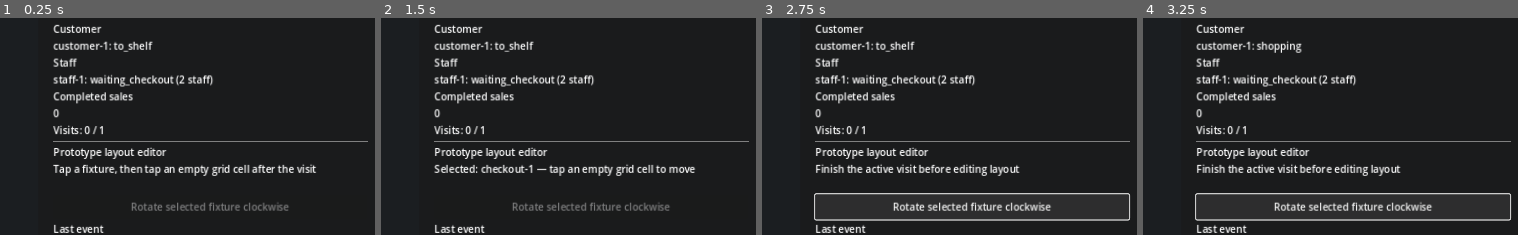
Above: before the commit, frames 1-4 (left to right).
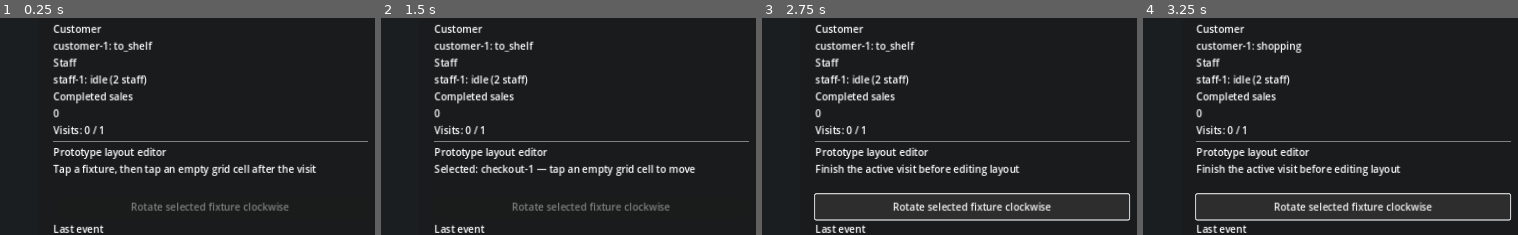
Above: after the commit, the same moments.

Repository: s1-1985/Covenience-store-remake
Game: Godot game, scene res://scenes/main.tscn
Two runs of this game, one before a commit and one after it. Both use one fixed random seed, a clock stepped at 60 frames per second and the inputs below.
Inputs (mouse positions are % of the whole screen's width and height, from its top left):
- Up to frame 1 (0.25 s): no input
- Up to frame 2 (1.5 s): tap A at 0.5, 1.25 s; move the mouse to (74, 43) at 0.52 s; click (74, 43) at 0.67 s; tap Space (ui_accept) at 0.77 s; move the mouse to (30, 53) at 1.27 s; click (30, 53) at 1.42 s
- Up to frame 3 (2.75 s): tap Space (ui_accept) at 1.52 s; click "Rotate selected fixture clock…" at 2 s
- Up to frame 4 (3.25 s): click "Rotate selected fixture clock…" at 2.75 s
The pictures show only the part of the screen within x 50-100%, y 50-100%; the shares and areas given below are measured in that part.

The runs differ from the first frame. In frame 1, 0.9% of the frame differs, in the area x 24-57%, y 25-32%; in frame 2, 0.9%; in frame 3, 0.9%; in frame 4, 0.9%.

Commit message:
Add automatic restock task assignment for non-checkout staff in the Godot client
The second, non-checkout staff member in the vertical slice never acted:
it stood at its start position for the whole scenario. Give staff_state.gd
a to_restock/restocking task cycle (mirroring CustomerState's own
move_along_route pattern) and add VerticalSliceSimulation methods that
dispatch the first idle non-checkout staff member to the first sold-out
product each tick, restocking it back to its own configured
initial_stock_units and deducting quantity x restock_unit_cost_yen through
the existing expense/event-log plumbing.

No reference_sim module exists for staff task-dispatch (the guide only
confirms register-assignment AI exists and is imperfect, never its
priority/threshold logic), so this is a new, tagged PROVISIONAL rule
rather than a ported formula. It ships disabled by default
(restock_task_enabled: false) because the vertical slice's base scenario
deliberately keeps a sold-out shelf empty (an existing, tested invariant);
enabling it there would silently change that behavior. A dedicated
headless_smoke.gd configuration (zero demand, restock enabled) exercises
the feature instead, including that layout edits are blocked while a
restock task is active.

Bump data/vertical_slice.json to schema_version 7 for the new per-product
restock_unit_cost_yen field and simulation.restock_* keys, and update the
Python-side game contract test accordingly.

Co-Authored-By: Claude Sonnet 5 <noreply@anthropic.com>
Claude-Session: https://claude.ai/code/session_013xPsCacfuVjEysT9hmsZ9D

Diff:
--- a/game/data/vertical_slice.json
+++ b/game/data/vertical_slice.json
@@ -1,5 +1,5 @@
 {
-  "schema_version": 6,
+  "schema_version": 7,
   "scenario_id": "prototype-small-store-v1",
   "provisional": true,
   "evidence_note": "This file exists only to make the first production-client vertical slice playable. Values here are not claims about unrecovered original formulas or exact first-title layout data.",
@@ -41,13 +41,15 @@
       "id": "prototype-bread",
       "fixture_id": "shelf-1",
       "initial_stock_units": 3,
-      "sale_price_yen": 120
+      "sale_price_yen": 120,
+      "restock_unit_cost_yen": 60
     },
     {
       "id": "prototype-drink",
       "fixture_id": "shelf-2",
       "initial_stock_units": 3,
-      "sale_price_yen": 160
+      "sale_price_yen": 160,
+      "restock_unit_cost_yen": 80
     }
   ],
   "economy": {
@@ -92,6 +94,10 @@
     "tick_seconds": 0.25,
     "step_game_minutes": 1,
     "shopping_ticks": 2,
-    "checkout_ticks": 3
+    "checkout_ticks": 3,
+    "restock_ticks": 3,
+    "restock_trigger_stock_units_at_or_below": 0,
+    "restock_task_enabled": false,
+    "restock_task_evidence_note": "Automatic restock task-assignment for non-checkout staff is PROVISIONAL and disabled by default so it does not interfere with this scenario's existing sellout behavior. See docs/decisions for the dedicated test scenario that exercises it."
   }
 }
--- a/game/scenes/main.tscn
+++ b/game/scenes/main.tscn
@@ -88,7 +88,7 @@
 text = "Staff"
 
 [node name="StaffValue" type="Label" parent="UI/Panel/Margin/VBox"]
-text = "waiting_checkout"
+text = "idle"
 
 [node name="SalesTitle" type="Label" parent="UI/Panel/Margin/VBox"]
 text = "Completed sales"
--- a/game/scripts/domain/inventory_state.gd
+++ b/game/scripts/domain/inventory_state.gd
@@ -6,6 +6,7 @@
 var stock_units: int
 var sale_price_yen: int
 var initial_stock_units: int
+var restock_unit_cost_yen: int
 
 
 func _init(product_config: Dictionary) -> void:
@@ -13,8 +14,9 @@
     fixture_id = str(product_config["fixture_id"])
     initial_stock_units = int(product_config["initial_stock_units"])
     sale_price_yen = int(product_config["sale_price_yen"])
+    restock_unit_cost_yen = int(product_config["restock_unit_cost_yen"])
     assert(not product_id.is_empty() and not fixture_id.is_empty())
-    assert(initial_stock_units >= 0 and sale_price_yen >= 0)
+    assert(initial_stock_units >= 0 and sale_price_yen >= 0 and restock_unit_cost_yen >= 0)
     reset()
 
 
--- a/game/scripts/domain/staff_state.gd
+++ b/game/scripts/domain/staff_state.gd
@@ -3,7 +3,10 @@
 
 var staff_id: String
 var position := Vector2i.ZERO
-var state := "waiting_checkout"
+var state := "idle"
+var route: Array[Vector2i] = []
+var restock_target_product_id := ""
+var restock_ticks_remaining := 0
 var _start_position := Vector2i.ZERO
 
 
@@ -16,7 +19,33 @@
 
 func reset() -> void:
     position = _start_position
-    state = "waiting_checkout"
+    state = "idle"
+    route = []
+    restock_target_product_id = ""
+    restock_ticks_remaining = 0
+
+
+func begin_restock(product_id: String, initial_route: Array[Vector2i]) -> void:
+    assert(state == "idle" and not product_id.is_empty())
+    restock_target_product_id = product_id
+    restock_ticks_remaining = 0
+    route = initial_route
+    state = "to_restock"
+
+
+func finish_restock() -> void:
+    restock_target_product_id = ""
+    restock_ticks_remaining = 0
+    state = "idle"
+
+
+func move_along_route(next_state: String) -> bool:
+    if not route.is_empty():
+        position = route.pop_front()
+    if route.is_empty():
+        state = next_state
+        return true
+    return false
 
 
 func _vec2i(value: Array) -> Vector2i:
--- a/game/scripts/headless_smoke.gd
+++ b/game/scripts/headless_smoke.gd
@@ -332,6 +332,80 @@
         _fail("tick_idle_for_demand must advance the clock even while idle")
         return
 
+    var restock_config: Dictionary = config.duplicate(true)
+    restock_config["demand"] = {
+        "nearby_population": 0,
+        "customer_share_percent": 0.0,
+        "daily_visit_rate_per_population": 0.0,
+        "opening_minutes_per_day": 960,
+        "bad_weather_visit_multiplier": 0.0,
+        "is_bad_weather": false,
+        "rng_seed": 3,
+    }
+    restock_config["simulation"]["restock_task_enabled"] = true
+    restock_config["simulation"]["restock_ticks"] = 2
+    restock_config["simulation"]["restock_trigger_stock_units_at_or_below"] = 0
+    var restock_simulation = VerticalSliceSimulationScript.new(restock_config)
+    var restock_staff_id := str(restock_config["provisional_restock"]["staff_id"])
+    if restock_staff_id == str(restock_config["staff"]["checkout_staff_id"]):
+        _fail("restock test config must designate a non-checkout staff member")
+        return
+    if restock_simulation.staff.members[restock_staff_id].state != "idle":
+        _fail("a non-checkout staff member must start idle")
+        return
+
+    steps += _run_visit(restock_simulation)
+
+    var restock_product_id := "prototype-bread"
+    var restock_product = restock_simulation.inventory.get_product(restock_product_id)
+    var restock_cash_before := int(restock_simulation.economy.cash_yen)
+    while restock_product.stock_units > 0:
+        if restock_simulation.inventory.try_take_one(restock_product_id).is_empty():
+            _fail("directly depleting the restock test product must succeed while stock remains")
+            return
+    if restock_simulation.staff.members[restock_staff_id].state != "idle":
+        _fail("depleting stock must not itself dispatch a restock task before the next tick")
+        return
+
+    restock_simulation.tick_idle_for_demand()
+    if restock_simulation.staff.members[restock_staff_id].state == "idle":
+        _fail("an idle non-checkout staff member must be dispatched once a product sells out")
+        return
+    if restock_simulation.staff.members[restock_staff_id].restock_target_product_id != restock_product_id:
+        _fail("the dispatched staff member must target the sold-out product")
+        return
+    if restock_simulation.try_relocate_fixture(
+        str(restock_config["products"][1]["fixture_id"]), Vector2i(0, 4)
+    ):
+        _fail("fixture relocation must be blocked while a restock task is active")
+        return
+
+    var restock_task_steps := 0
+    while restock_simulation.staff.members[restock_staff_id].state != "idle" and restock_task_steps < MAX_STEPS:
+        restock_simulation.tick_idle_for_demand()
+        restock_task_steps += 1
+    if restock_task_steps >= MAX_STEPS:
+        _fail("the automatic restock task did not complete within %d steps" % MAX_STEPS)
+        return
+    if restock_product.stock_units != restock_product.initial_stock_units:
+        _fail("a completed restock task must return the product to its configured initial stock")
+        return
+    if restock_simulation.event_log.count_type("inventory_restock") != 1:
+        _fail("a completed automatic restock task must record exactly one inventory_restock event")
+        return
+    var expected_restock_cost: int = (
+        restock_product.initial_stock_units * restock_product.restock_unit_cost_yen
+    )
+    if restock_simulation.economy.cash_yen != restock_cash_before - expected_restock_cost:
+        _fail("automatic restock cost must match quantity times the configured unit cost")
+        return
+
+    var other_product_id := "prototype-drink"
+    var other_product = restock_simulation.inventory.get_product(other_product_id)
+    if other_product.stock_units != other_product.initial_stock_units - 1:
+        _fail("only the sold-out product should have been restocked; the other must be untouched")
+        return
+
     print("Vertical-slice headless smoke passed in %d steps." % steps)
     quit(0)
 
--- a/game/scripts/vertical_slice_simulation.gd
+++ b/game/scripts/vertical_slice_simulation.gd
@@ -25,6 +25,9 @@
 var _shopping_ticks: int
 var _checkout_ticks: int
 var _step_game_minutes: int
+var _restock_ticks: int
+var _restock_trigger_stock_units_at_or_below: int
+var _restock_task_enabled: bool
 
 
 func _init(source_config: Dictionary) -> void:
@@ -46,7 +49,13 @@
     _shopping_ticks = int(simulation["shopping_ticks"])
     _checkout_ticks = int(simulation["checkout_ticks"])
     _step_game_minutes = int(simulation["step_game_minutes"])
+    _restock_ticks = int(simulation["restock_ticks"])
+    _restock_trigger_stock_units_at_or_below = int(
+        simulation["restock_trigger_stock_units_at_or_below"]
+    )
+    _restock_task_enabled = bool(simulation["restock_task_enabled"])
     assert(_shopping_ticks > 0 and _checkout_ticks > 0 and _step_game_minutes > 0)
+    assert(_restock_ticks > 0 and _restock_trigger_stock_units_at_or_below >= 0)
     assert(float(simulation["tick_seconds"]) > 0.0)
     for staff_member in staff.all_staff():
         assert(layout.is_walkable(staff_member.position))
@@ -101,6 +110,7 @@
 
 func tick_idle_for_demand() -> bool:
     minute_of_day = (minute_of_day + _step_game_minutes) % (24 * 60)
+    _step_restock_tasks()
     return demand_admit_if_due()
 
 
@@ -132,7 +142,7 @@
 
 
 func try_relocate_fixture(fixture_id: String, new_origin: Vector2i) -> bool:
-    if not customers.can_admit():
+    if not customers.can_admit() or _any_restock_task_active():
         return false
     if layout.fixture_origin(fixture_id) == Vector2i(-1, -1):
         return false
@@ -152,7 +162,7 @@
 
 
 func try_rotate_fixture_clockwise(fixture_id: String) -> bool:
-    if not customers.can_admit():
+    if not customers.can_admit() or _any_restock_task_active():
         return false
     var previous: Array = layout.fixture_snapshot()
     if not layout.try_rotate_fixture_clockwise(fixture_id):
@@ -229,7 +239,7 @@
                         customer.basket
                     )
                     customer.mark_settled(record)
-                checkout_staff.state = "waiting_checkout"
+                checkout_staff.state = "idle"
                 customer.phase = "leaving"
                 customer.route = layout.find_path(customer.position, layout.exit)
                 _record_event("checkout_completed", {
@@ -244,6 +254,7 @@
             last_event = "day slice complete"
         _:
             push_error("Unknown customer phase: %s" % customer.phase)
+    _step_restock_tasks()
 
 
 func clock_text() -> String:
@@ -276,6 +287,7 @@
         "started_visits": customers.customers.size(),
         "last_event": last_event,
         "expected_arrivals_per_minute": demand.expected_arrivals_per_minute(),
+        "restock_staff_states": _restock_staff_snapshot(),
     }
 
 
@@ -377,15 +389,114 @@
     return true
 
 
+func _step_restock_tasks() -> void:
+    for staff_member in staff.all_staff():
+        if staff_member.staff_id == staff.checkout_staff_id:
+            continue
+        match staff_member.state:
+            "to_restock":
+                if staff_member.move_along_route("restocking"):
+                    staff_member.restock_ticks_remaining = _restock_ticks
+                    _record_event("restock_started", {
+                        "staff_id": staff_member.staff_id,
+                        "product_id": staff_member.restock_target_product_id,
+                    })
+            "restocking":
+                staff_member.restock_ticks_remaining -= 1
+                if staff_member.restock_ticks_remaining <= 0:
+                    _complete_restock(staff_member)
+    _assign_idle_restock_tasks()
+
+
+func _complete_restock(staff_member) -> void:
+    var product_id: String = staff_member.restock_target_product_id
+    var product = inventory.get_product(product_id)
+    var quantity: int = product.initial_stock_units - product.stock_units
+    if quantity > 0:
+        var resulting_stock: int = inventory.add_explicit_units(product_id, quantity)
+        var total_cost_yen: int = quantity * product.restock_unit_cost_yen
+        var expense: Dictionary = economy.record_explicit_expense(
+            "inventory_restock",
+            minute_of_day,
+            total_cost_yen,
+            {"product_id": product_id, "quantity": quantity, "staff_id": staff_member.staff_id}
+        )
+        _record_event("inventory_restock", {
+            "product_id": product_id,
+            "quantity": quantity,
+            "staff_id": staff_member.staff_id,
+            "expense_id": expense["expense_id"],
+            "resulting_stock_units": resulting_stock,
+        })
+    staff_member.finish_restock()
+
+
+func _assign_idle_restock_tasks() -> void:
+    if not _restock_task_enabled:
+        return
+    var claimed_product_ids: Dictionary = {}
+    for staff_member in staff.all_staff():
+        if staff_member.staff_id != staff.checkout_staff_id and staff_member.state != "idle":
+            claimed_product_ids[staff_member.restock_target_product_id] = true
+    for product_id in inventory.product_order:
+        if claimed_product_ids.has(product_id):
+            continue
+        if inventory.get_product(product_id).stock_units > _restock_trigger_stock_units_at_or_below:
+            continue
+        var idle_staff = _find_idle_restock_staff()
+        if idle_staff == null:
+            return
+        idle_staff.begin_restock(product_id, layout.find_path(idle_staff.position, _product_interaction(product_id)))
+        claimed_product_ids[product_id] = true
+
+
+func _find_idle_restock_staff():
+    for staff_member in staff.all_staff():
+        if staff_member.staff_id != staff.checkout_staff_id and staff_member.state == "idle":
+            return staff_member
+    return null
+
+
+func _any_restock_task_active() -> bool:
+    for staff_member in staff.all_staff():
+        if staff_member.staff_id != staff.checkout_staff_id and staff_member.state != "idle":
+            return true
+    return false
+
+
+func _restock_staff_snapshot() -> Array[Dictionary]:
+    var rows: Array[Dictionary] = []
+    for staff_member in staff.all_staff():
+        if staff_member.staff_id == staff.checkout_staff_id:
+            continue
+        rows.append({
+            "staff_id": staff_member.staff_id,
+            "state": staff_member.state,
+            "position": staff_member.position,
+            "restock_target_product_id": staff_member.restock_target_product_id,
+        })
+    return rows
+
+
 func _require_config() -> void:
-    assert(int(config.get("schema_version", -1)) == 6)
+    assert(int(config.get("schema_version", -1)) == 7)
     for key in ["store", "fixtures", "products", "economy", "provisional_restock", "staff", "customer", "simulation", "demand"]:
         if not config.has(key):
             push_error("vertical slice config missing required key: %s" % key)
             assert(false)
     assert(config.get("provisional", false) == true)
     var simulation: Dictionary = config["simulation"]
-    for key in ["start_minute_of_day", "tick_seconds", "step_game_minutes", "shopping_ticks", "checkout_ticks", "checkout_fixture_id"]:
+    for key in [
+        "start_minute_of_day",
+        "tick_seconds",
+        "step_game_minutes",
+        "shopping_ticks",
+        "checkout_ticks",
+        "checkout_fixture_id",
+        "restock_ticks",
+        "restock_trigger_stock_units_at_or_below",
+        "restock_task_enabled",
+    ]:
         if not simulation.has(key):
             push_error("vertical slice simulation config missing required key: %s" % key)
             assert(false)
Not shown, changed: PROJECT_MEMORY.md
Not shown, added: docs/decisions/0089-godot-non-checkout-staff-restock-task-assignment.md
Not shown, changed: game/README.md
Not shown, changed: reference_sim/tests/test_game_vertical_slice_contract.py
